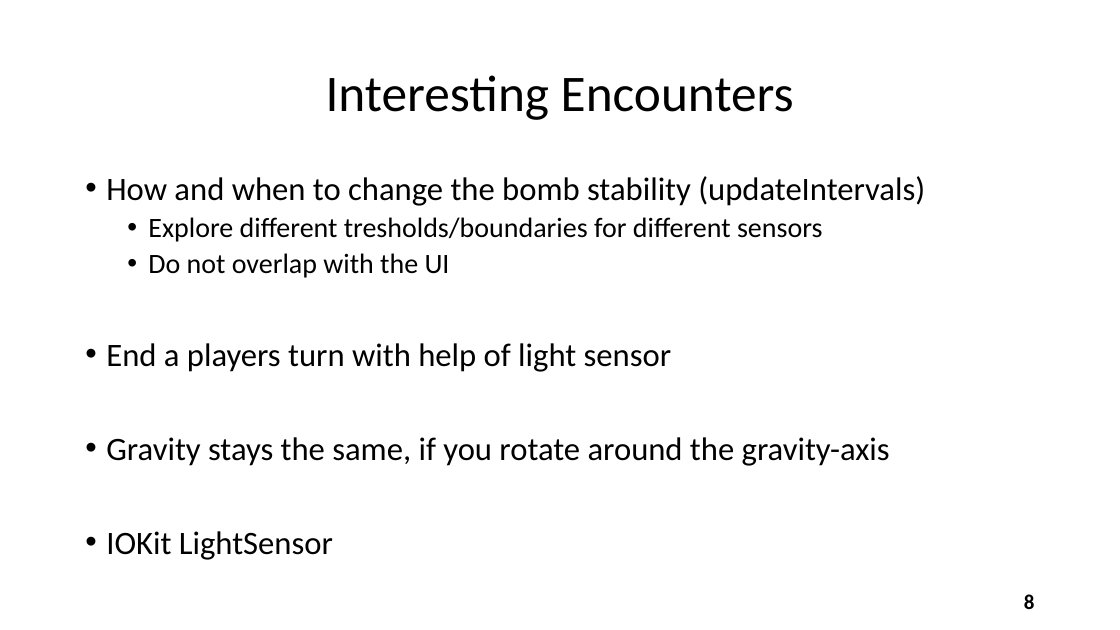
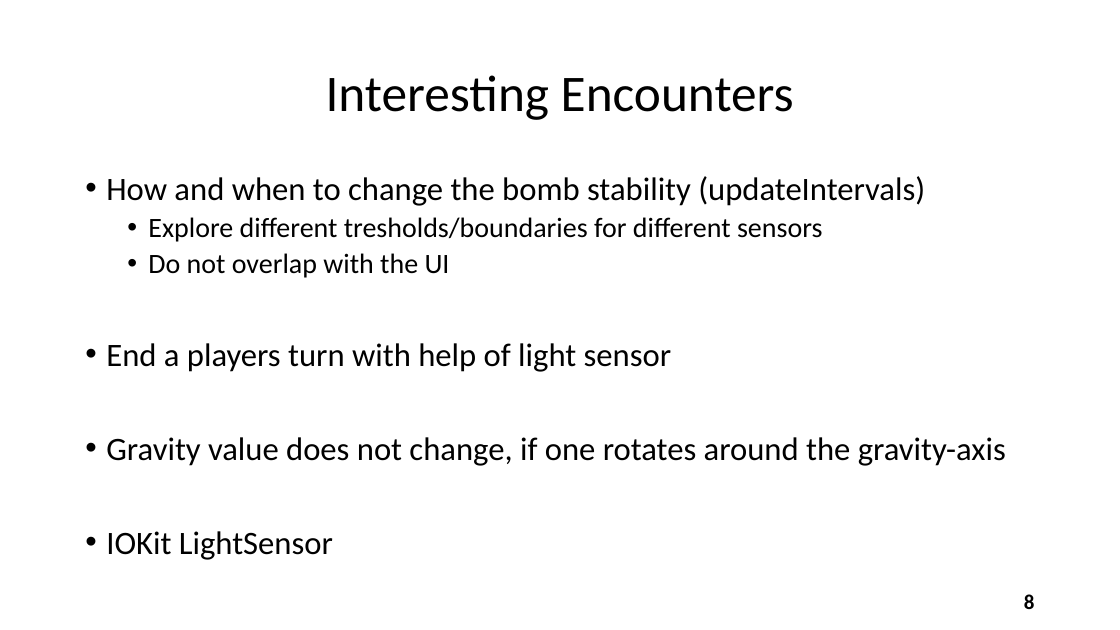
Before and after one commit to lukgav/ios-ar, a slide deck: slide 8 of projectPresentation/WatchOut Presentation.pptx. Drawn at 1120x630 pixels with LibreOffice and Linux fonts; fonts in the diff are those of the drawing. Boxes give left, top, right and bottom in pixels: in the first picture for what was removed or moved away, otherwise in the second. Text is boxed around its words. In the diff, an @@ line names an element or a change of style, - is before the commit and + after.

```diff
--- a/projectPresentation/WatchOut Presentation.pptx
+++ b/projectPresentation/WatchOut Presentation.pptx
@@ text at box(106, 437, 1006, 466): text changed @@
-• Gravity stays the same, if you rotate around the gravity-axis
+• Gravity value does not change, if one rotates around the gravity-axis
```
Also in this commit, not shown: 3 other slides changed, 8 slides added.
